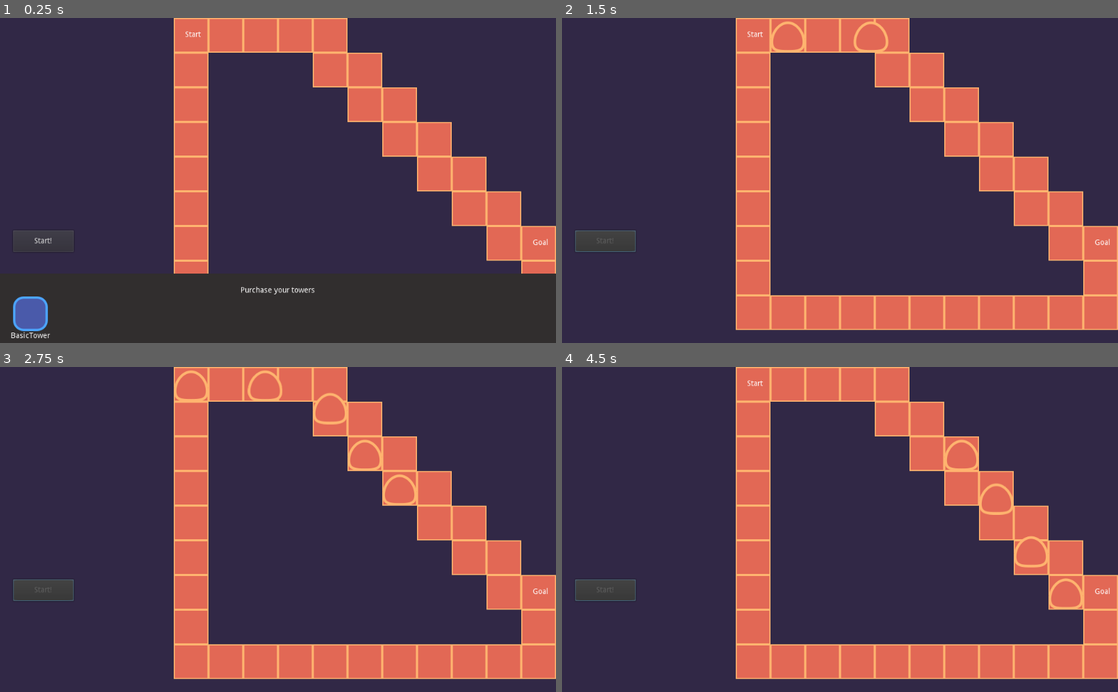
Above: before the commit, frames 1-4 (two rows, left to right).
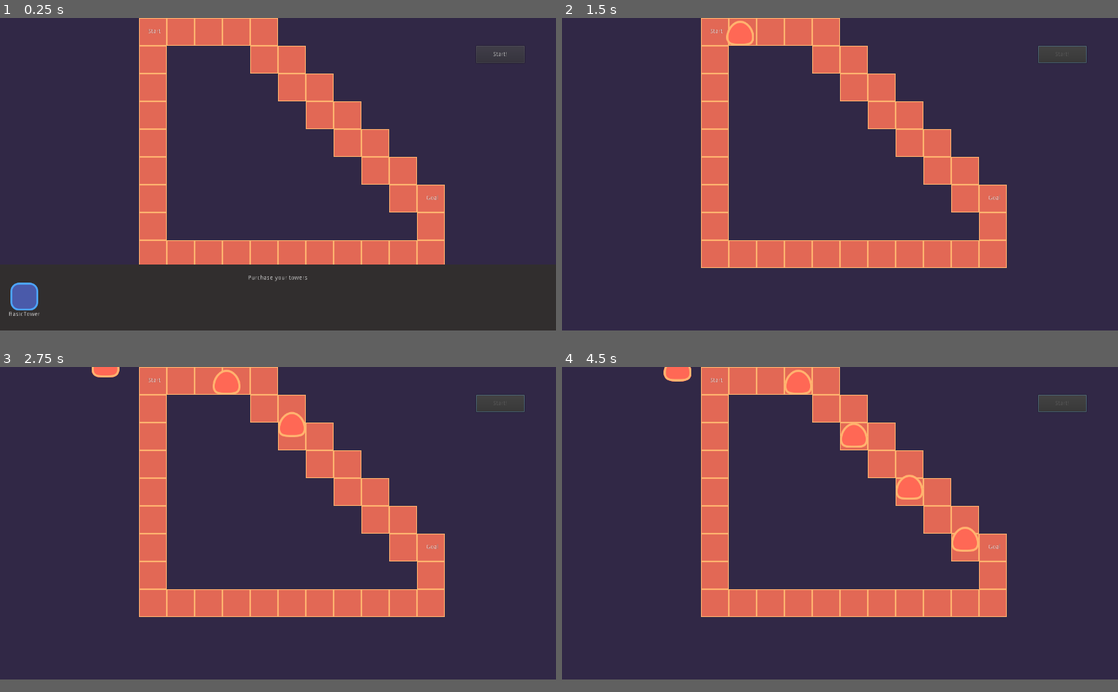
Above: after the commit, the same moments.

Repository: gdquest-demos/godot-2d-tower-defense
Game: Godot game, scene res://Game.tscn
Two runs of this game, one before a commit and one after it. Both use one fixed random seed, a clock stepped at 60 frames per second and the inputs below.
Inputs (mouse positions are in pixels of both pictures, inside the frame that each line leads up to):
- Up to frame 1 (0.25 s): no input
- Up to frame 2 (1.5 s): click "Start!" at 0.5 s; move the mouse to (962, 164) at 1.27 s; hold Ctrl (multiple_selection) from 1.28 s (still down); click (962, 164) at 1.42 s
- Up to frame 3 (2.75 s): move the mouse to (166, 545) at 2.02 s; release Ctrl (multiple_selection) at 2.03 s; click (166, 545) at 2.1 s
- Up to frame 4 (4.5 s): move the mouse to (895, 458) at 2.77 s; hold Ctrl (multiple_selection) 2.78-3.53 s; click (895, 458) at 2.92 s; move the mouse to (812, 594) at 3.52 s; click (812, 594) at 3.6 s; move the mouse to (1006, 578) at 4.27 s; hold Ctrl (multiple_selection) from 4.28 s (still down); click (1006, 578) at 4.42 s
In our replay, the window is 800x468 before the commit and 800x450 after it. These sizes can differ from the game's own. Grey fills any space a smaller window leaves; there, only what the larger window draws over its background counts as a difference.

The runs differ from the first frame. In frame 1, 27% of the frame differs, in the area x 1-100%, y 0-99%; in frame 2, 35%; in frame 3, 35%, in the area x 2-100%, y 0-97%; in frame 4, 35%.

Commit message:
Add damage system

Diff:
--- a/source/Actors/Enemies/BasicEnemy.gd
+++ b/source/Actors/Enemies/BasicEnemy.gd
@@ -12,6 +12,10 @@
 
 onready var _tween := $MovementTween
 onready var _timer := $IdleTimer
+onready var _health := $Health
+onready var _anim := $AnimationPlayer
+onready var _sprite_anim := $Sprite/AnimationPlayer
+
 
 func move() -> void:
 	emit_signal("movement_started")
@@ -24,6 +28,11 @@
 		movement_path.remove(0)
 		emit_signal("moved")
 	emit_signal("movement_finished")
+
+
+func die() -> void:
+	_tween.stop_all()
+	_anim.play("die")
 
 
 func set_speed(new_speed: float) -> void:
@@ -46,3 +55,11 @@
 		duration
 		)
 	_tween.start()
+
+
+func _on_HurtBoxArea2D_damaged(damage: int) -> void:
+	_health.amount -= damage
+
+
+func _on_Health_depleted() -> void:
+	die()
--- a/source/Actors/Enemies/BasicEnemy.tscn
+++ b/source/Actors/Enemies/BasicEnemy.tscn
@@ -1,8 +1,57 @@
-[gd_scene load_steps=5 format=2]
+[gd_scene load_steps=8 format=2]
 
 [ext_resource path="res://Actors/Enemies/BasicEnemy.gd" type="Script" id=1]
 [ext_resource path="res://Actors/Enemies/enemies-blob-sprite.svg" type="Texture" id=2]
 [ext_resource path="res://Objects/HurtBox/HurtBoxArea2D.tscn" type="PackedScene" id=3]
+[ext_resource path="res://Actors/Health/Health.tscn" type="PackedScene" id=4]
+
+[sub_resource type="Animation" id=3]
+resource_name = "die"
+length = 0.25
+step = 0.05
+tracks/0/type = "value"
+tracks/0/path = NodePath(".:modulate")
+tracks/0/interp = 1
+tracks/0/loop_wrap = true
+tracks/0/imported = false
+tracks/0/enabled = true
+tracks/0/keys = {
+"times": PoolRealArray( 0, 0.25 ),
+"transitions": PoolRealArray( 1, 1 ),
+"update": 0,
+"values": [ Color( 1, 1, 1, 1 ), Color( 1, 1, 1, 0 ) ]
+}
+tracks/1/type = "method"
+tracks/1/path = NodePath(".")
+tracks/1/interp = 1
+tracks/1/loop_wrap = true
+tracks/1/imported = false
+tracks/1/enabled = true
+tracks/1/keys = {
+"times": PoolRealArray( 0.25 ),
+"transitions": PoolRealArray( 1 ),
+"values": [ {
+"args": [  ],
+"method": "queue_free"
+} ]
+}
+
+[sub_resource type="Animation" id=2]
+resource_name = "hurt"
+length = 0.2
+step = 0.05
+tracks/0/type = "value"
+tracks/0/path = NodePath(".:modulate")
+tracks/0/interp = 1
+tracks/0/loop_wrap = true
+tracks/0/imported = false
+tracks/0/enabled = true
+tracks/0/keys = {
+"times": PoolRealArray( 0, 0.05, 0.1, 0.15, 0.2 ),
+"transitions": PoolRealArray( 1, 1, 1, 1, 1 ),
+"update": 0,
+"values": [ Color( 1.5, 1, 1, 1 ), Color( 1, 1, 1, 1 ), Color( 1.5, 1, 1, 1 ), Color( 1, 1, 1, 1 ), Color( 1.5, 1, 1, 1 ) ]
+}
 
 [sub_resource type="CircleShape2D" id=1]
 radius = 32.0
@@ -10,15 +59,27 @@
 [node name="BasicEnemy" type="Node2D"]
 script = ExtResource( 1 )
 
+[node name="AnimationPlayer" type="AnimationPlayer" parent="."]
+anims/die = SubResource( 3 )
+
 [node name="Sprite" type="Sprite" parent="."]
+modulate = Color( 1.5, 1, 1, 1 )
 position = Vector2( 0, -32 )
 texture = ExtResource( 2 )
+
+[node name="AnimationPlayer" type="AnimationPlayer" parent="Sprite"]
+anims/hurt = SubResource( 2 )
 
 [node name="MovementTween" type="Tween" parent="."]
 
 [node name="IdleTimer" type="Timer" parent="."]
 
 [node name="HurtBoxArea2D" parent="." instance=ExtResource( 3 )]
+team = 1
 
 [node name="CollisionShape2D" type="CollisionShape2D" parent="HurtBoxArea2D"]
 shape = SubResource( 1 )
+
+[node name="Health" parent="." instance=ExtResource( 4 )]
+[connection signal="damaged" from="HurtBoxArea2D" to="." method="_on_HurtBoxArea2D_damaged"]
+[connection signal="depleted" from="Health" to="." method="_on_Health_depleted"]
--- /dev/null
+++ b/source/Actors/Health/Health.gd
@@ -0,0 +1,16 @@
+extends Node
+
+signal changed(current_amount)
+signal depleted
+
+export var max_amount := 10
+
+onready var amount := max_amount setget set_amount
+
+func set_amount(new_amount: int) -> void:
+	amount = new_amount
+	amount = int(clamp(amount, 0, max_amount))
+	if amount < 1:
+		emit_signal("depleted")
+		return
+	emit_signal("changed", amount)
--- /dev/null
+++ b/source/Actors/Health/Health.tscn
@@ -0,0 +1,6 @@
+[gd_scene load_steps=2 format=2]
+
+[ext_resource path="res://Actors/Health/Health.gd" type="Script" id=1]
+
+[node name="Health" type="Node"]
+script = ExtResource( 1 )
--- a/source/Actors/Towers/BasicTower.tscn
+++ b/source/Actors/Towers/BasicTower.tscn
@@ -1,9 +1,10 @@
-[gd_scene load_steps=6 format=2]
+[gd_scene load_steps=7 format=2]
 
 [ext_resource path="res://Actors/Towers/player-blue-square.svg" type="Texture" id=1]
 [ext_resource path="res://Actors/SelectableArea2D/SelectableArea2D.tscn" type="PackedScene" id=2]
 [ext_resource path="res://Actors/Towers/BasicTower.gd" type="Script" id=3]
 [ext_resource path="res://Objects/Weapons/Weapon2D.tscn" type="PackedScene" id=4]
+[ext_resource path="res://Objects/Bullets/BasicTowerBullet.tscn" type="PackedScene" id=5]
 
 [sub_resource type="RectangleShape2D" id=1]
 extents = Vector2( 32, 32 )
@@ -39,4 +40,5 @@
 
 [node name="Weapon2D" parent="." instance=ExtResource( 4 )]
 position = Vector2( 0, -32 )
+bullet_scene = ExtResource( 5 )
 [connection signal="selection_toggled" from="SelectableArea2D" to="." method="_on_SelectableArea2D_selection_toggled"]
--- a/source/Game.tscn
+++ b/source/Game.tscn
@@ -84,20 +84,20 @@
 [node name="StartWaveButton" type="Button" parent="UserInterface/HUD"]
 anchor_top = 1.0
 anchor_bottom = 1.0
-margin_left = 24.0
-margin_top = -208.0
-margin_right = 136.0
-margin_bottom = -168.0
+margin_left = 1096.0
+margin_top = -656.0
+margin_right = 1208.0
+margin_bottom = -616.0
 text = "Start!"
 __meta__ = {
 "_edit_use_anchors_": false
 }
 
 [node name="TowerPurcahseInterface" type="Control" parent="UserInterface/HUD"]
-anchor_right = 1.0
-anchor_bottom = 0.2
-margin_top = 472.0
-margin_bottom = 480.0
+anchor_top = 1.0
+anchor_bottom = 1.0
+margin_top = -152.0
+margin_right = 1280.0
 __meta__ = {
 "_edit_use_anchors_": false
 }
@@ -124,11 +124,11 @@
 [node name="VBoxContainer" type="VBoxContainer" parent="UserInterface/HUD/TowerPurcahseInterface/MarginContainer"]
 margin_left = 24.0
 margin_top = 24.0
-margin_right = 1000.0
-margin_bottom = 106.0
+margin_right = 1256.0
+margin_bottom = 128.0
 
 [node name="Label" type="Label" parent="UserInterface/HUD/TowerPurcahseInterface/MarginContainer/VBoxContainer"]
-margin_right = 976.0
+margin_right = 1232.0
 margin_bottom = 14.0
 text = "Purchase your towers"
 align = 1
@@ -136,7 +136,7 @@
 
 [node name="TowerButtonsContainer" type="HBoxContainer" parent="UserInterface/HUD/TowerPurcahseInterface/MarginContainer/VBoxContainer"]
 margin_top = 18.0
-margin_right = 976.0
+margin_right = 1232.0
 margin_bottom = 82.0
 custom_constants/separation = 16
 __meta__ = {
--- a/source/Interface/TowerPurchaseInterface/TowerPurchaseButton.gd
+++ b/source/Interface/TowerPurchaseInterface/TowerPurchaseButton.gd
@@ -9,13 +9,6 @@
 onready var _normal_modulate = modulate
 
 var _is_mouse_on := false
-
-func _ready() -> void:
-	set_process(false)
-
-
-func _process(delta: float) -> void:
-	update_modulate()
 
 
 func _pressed() -> void:
--- a/source/Levels/TestLevel/Level.gd
+++ b/source/Levels/TestLevel/Level.gd
@@ -6,16 +6,14 @@
 
 onready var _towers_placement := $TowerPlacement
 onready var _astar_grid := $AStarGrid
-onready var _wave := $Wave
-onready var _wave_position_offset: Vector2 = _wave.position
+
+var _wave: Wave
 
 var _current_wave := 0
 
-func _ready() -> void:
-	_wave.connect("finished", self, "_on_Wave_finished")
-
 
 func start():
+	_spawn_next_wave()
 	for enemy in _wave.get_children():
 		var movement_path = _astar_grid.get_walkable_path(enemy.global_position)
 		_wave.setup_enemy_movement_path(enemy, movement_path)
@@ -27,18 +25,16 @@
 
 
 func _on_Wave_finished() -> void:
-	_spawn_next_wave()
 	emit_signal("wave_finished")
 
 
 func _spawn_next_wave() -> void:
-	var wave_index := _wave.get_index()
-	_wave.queue_free()
+	if _wave:
+		_wave.queue_free()
 
 	var new_wave := next_wave_scene.instance()
-	add_child(new_wave)
-	move_child(new_wave, wave_index)
-	new_wave.position += _wave_position_offset
 	_wave = new_wave
 
-	new_wave.connect("finished", self, "_on_Wave_finished")
+	add_child(_wave)
+	move_child(_wave, _towers_placement.get_index() + 1)
+	_wave.connect("finished", self, "_on_Wave_finished")
--- a/source/Levels/TestLevel/TestLevel.tscn
+++ b/source/Levels/TestLevel/TestLevel.tscn
@@ -1,9 +1,8 @@
-[gd_scene load_steps=7 format=2]
+[gd_scene load_steps=6 format=2]
 
 [ext_resource path="res://Interface/SelectionArea2D/SelectionArea2D.tscn" type="PackedScene" id=1]
 [ext_resource path="res://Levels/TestLevel/Level.gd" type="Script" id=2]
 [ext_resource path="res://Levels/TestLevel/tileset.tres" type="TileSet" id=3]
-[ext_resource path="res://Levels/TestLevel/Waves/Wave1.tscn" type="PackedScene" id=4]
 [ext_resource path="res://Levels/TestLevel/AStarGrid.gd" type="Script" id=5]
 [ext_resource path="res://Levels/TowerPlacement/TowerPlacement.tscn" type="PackedScene" id=6]
 
@@ -46,8 +45,4 @@
 
 [node name="TowerPlacement" parent="." instance=ExtResource( 6 )]
 
-[node name="Wave" parent="." instance=ExtResource( 4 )]
-position = Vector2( 352, 0 )
-enemies_offset = Vector2( 0, 128 )
-
 [node name="SelectionArea2D" parent="." instance=ExtResource( 1 )]
--- a/source/Levels/Wave/Wave.gd
+++ b/source/Levels/Wave/Wave.gd
@@ -1,9 +1,32 @@
+class_name Wave
 extends Node2D
 
+signal starting
 signal started
 signal finished
 
 export var enemies_offset := Vector2(0, 64.0)
+
+
+func start() -> void:
+	emit_signal("starting")
+	for enemy in get_children():
+		if enemy.get_index() > 0:
+			enemy.position -= enemies_offset
+		enemy.connect("tree_exited", self, "_on_Enemy_tree_exited")
+		enemy.connect("movement_finished", self, "_on_Enemy_movement_finished", [enemy])
+		enemy.move()
+		yield(enemy, "moved")
+	emit_signal("started")
+
+
+func is_wave_finished() -> bool:
+	return get_child_count() < 1
+
+
+func setup_enemy_movement_path(enemy: BasicEnemy,
+		movement_path: PoolVector2Array) -> void:
+	enemy.movement_path = movement_path
 
 
 func _on_Enemy_tree_exited() -> void:
@@ -13,23 +36,3 @@
 
 func _on_Enemy_movement_finished(enemy: BasicEnemy) -> void:
 	enemy.queue_free()
-
-
-func start() -> void:
-	emit_signal("started")
-	for enemy in get_children():
-		if enemy.get_index() > 0:
-			enemy.position -= enemies_offset
-		enemy.connect("tree_exited", self, "_on_Enemy_tree_exited")
-		enemy.connect("movement_finished", self, "_on_Enemy_movement_finished", [enemy])
-		enemy.move()
-		yield(enemy, "moved")
-
-
-func is_wave_finished() -> bool:
-	return get_child_count() < 1
-
-
-func setup_enemy_movement_path(enemy: BasicEnemy,
-		movement_path: PoolVector2Array) -> void:
-	enemy.movement_path = movement_path
--- /dev/null
+++ b/source/Objects/Bullets/BasicTowerBullet.tscn
@@ -0,0 +1,9 @@
+[gd_scene load_steps=3 format=2]
+
+[ext_resource path="res://Objects/Bullets/Bullet.tscn" type="PackedScene" id=1]
+[ext_resource path="res://Objects/HitBox/BasicTowerHit.tres" type="Resource" id=2]
+
+[node name="Bullet" instance=ExtResource( 1 )]
+
+[node name="HitBoxArea2D" parent="." index="1"]
+hit = ExtResource( 2 )
--- a/source/Objects/Bullets/Bullet.gd
+++ b/source/Objects/Bullets/Bullet.gd
@@ -22,9 +22,5 @@
 	look_at(target_global_position)
 
 
-func _on_HitBox2D_area_entered(area: Area2D) -> void:
-	queue_free()
-
-
 func _on_Tween_tween_completed(object: Object, key: NodePath) -> void:
 	queue_free()
--- a/source/Objects/Bullets/Bullet.tscn
+++ b/source/Objects/Bullets/Bullet.tscn
@@ -5,8 +5,8 @@
 [ext_resource path="res://Objects/HitBox/HitBoxArea2D.tscn" type="PackedScene" id=3]
 
 [sub_resource type="CapsuleShape2D" id=1]
-radius = 24.0
-height = 32.0
+radius = 16.0
+height = 47.9999
 
 [node name="Bullet" type="Node2D"]
 script = ExtResource( 1 )
--- /dev/null
+++ b/source/Objects/HitBox/BasicTowerHit.tres
@@ -0,0 +1,7 @@
+[gd_resource type="Resource" load_steps=2 format=2]
+
+[ext_resource path="res://Objects/HitBox/Hit.gd" type="Script" id=1]
+
+[resource]
+script = ExtResource( 1 )
+damage = 5
--- a/source/Objects/HitBox/HitBoxArea2D.gd
+++ b/source/Objects/HitBox/HitBoxArea2D.gd
@@ -1,11 +1,19 @@
 extends Area2D
+
+signal hit_landed
 
 enum Teams {Player, Enemy}
 export(Teams) var team := Teams.Player
 
 export var hit: Resource
 
+
 func apply_hit(hurt_box: HurtBox2D) -> void:
 	if team == hurt_box.team:
 		return
 	hurt_box.get_hurt(hit as Hit)
+	emit_signal("hit_landed")
+
+
+func _on_area_entered(area: Area2D) -> void:
+	apply_hit(area)
--- a/source/Objects/HitBox/HitBoxArea2D.tscn
+++ b/source/Objects/HitBox/HitBoxArea2D.tscn
@@ -1,8 +1,11 @@
-[gd_scene load_steps=2 format=2]
+[gd_scene load_steps=3 format=2]
 
 [ext_resource path="res://Objects/HitBox/HitBoxArea2D.gd" type="Script" id=1]
+[ext_resource path="res://Objects/HitBox/Hit.tres" type="Resource" id=2]
 
 [node name="HitBox2D" type="Area2D"]
 collision_layer = 0
 collision_mask = 2
 script = ExtResource( 1 )
+hit = ExtResource( 2 )
+[connection signal="area_entered" from="." to="." method="_on_area_entered"]
--- a/source/Objects/HurtBox/HurtBoxArea2D.gd
+++ b/source/Objects/HurtBox/HurtBoxArea2D.gd
@@ -6,7 +6,5 @@
 enum Teams {Player, Enemy}
 export(Teams) var team := Teams.Player
 
-export var weakness_hit: Resource
-
 func get_hurt(hit: Hit) -> void:
 	emit_signal("damaged", hit.damage)
--- a/source/Objects/Weapons/Weapon2D.gd
+++ b/source/Objects/Weapons/Weapon2D.gd
@@ -2,6 +2,8 @@
 
 
 var target: Node2D
+
+export var bullet_scene: PackedScene
 
 onready var _bullet_spawner := $BulletSpawner2D
 onready var _cooldown_timer := $CooldownTimer
@@ -18,6 +20,8 @@
 
 	look_at(target.global_position)
 	_animation_player.play("shoot")
+
+	_bullet_spawner.spawn_scene = bullet_scene
 	var bullet: Bullet = _bullet_spawner.spawn()
 	bullet.fly_to(target.global_position)
 
--- a/source/project.godot
+++ b/source/project.godot
@@ -38,6 +38,11 @@
 "class": "SelectionArea2D",
 "language": "GDScript",
 "path": "res://Interface/SelectionArea2D/SelectionArea2D.gd"
+}, {
+"base": "Node2D",
+"class": "Wave",
+"language": "GDScript",
+"path": "res://Levels/Wave/Wave.gd"
 } ]
 _global_script_class_icons={
 "BasicEnemy": "",
@@ -45,7 +50,8 @@
 "Hit": "",
 "HurtBox2D": "",
 "SelectableArea2D": "",
-"SelectionArea2D": ""
+"SelectionArea2D": "",
+"Wave": ""
 }
 
 [application]
@@ -53,6 +59,13 @@
 config/name="Mini Tower Defense"
 run/main_scene="res://Game.tscn"
 config/icon="res://icon.png"
+
+[display]
+
+window/size/width=1280
+window/size/height=720
+window/stretch/mode="2d"
+window/stretch/aspect="keep_width"
 
 [input]
 
